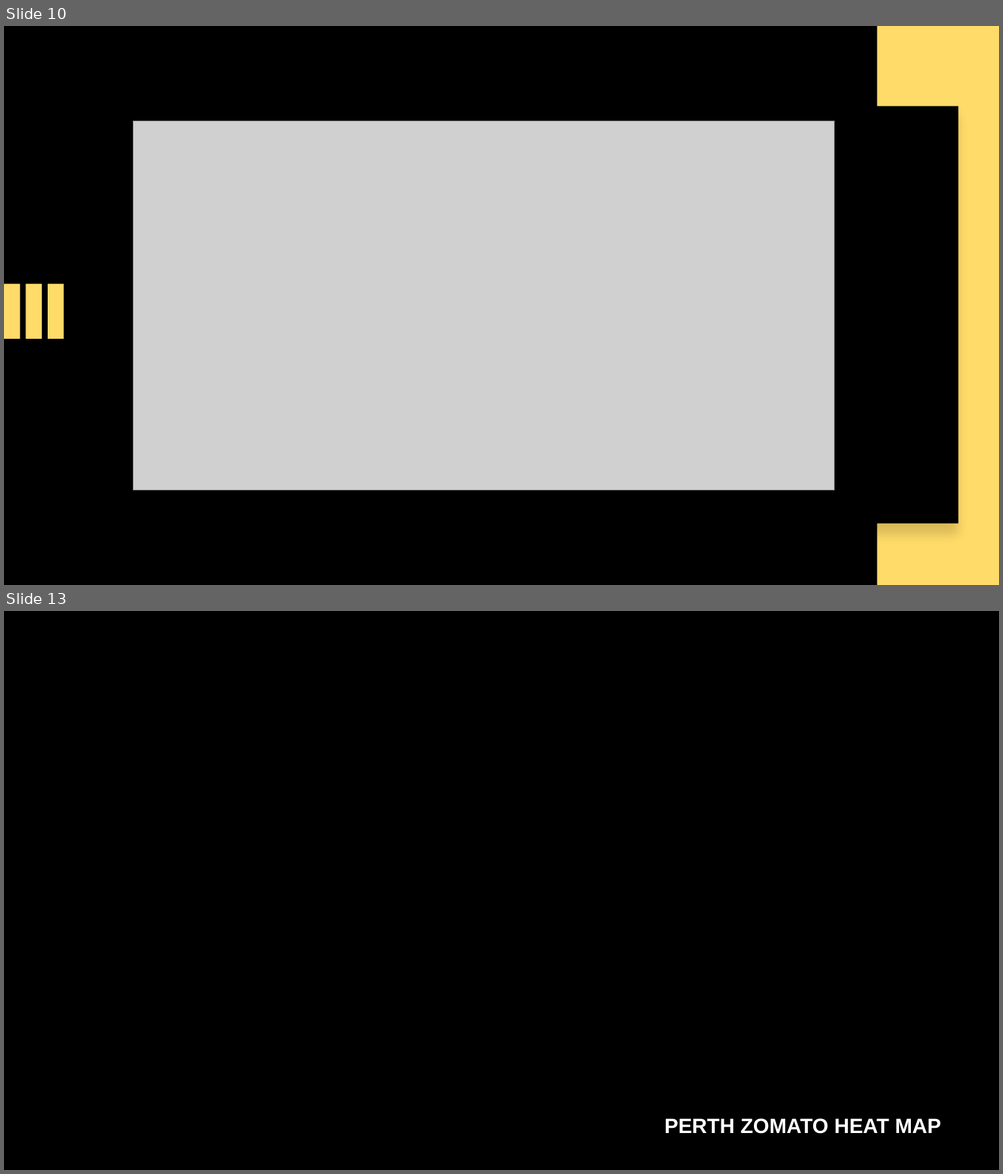
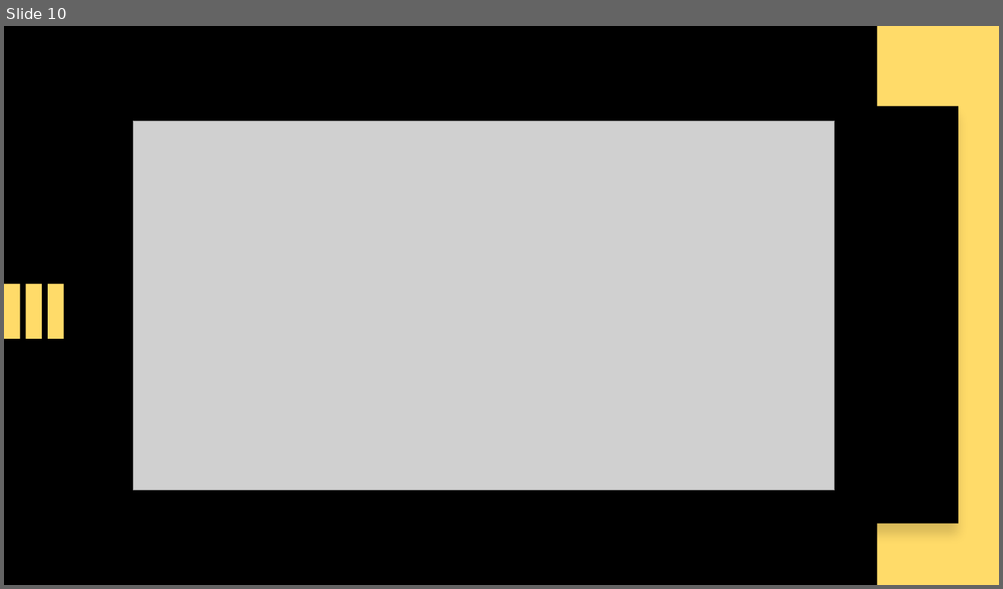
Before and after one commit to bradsmith87/group-project-1, a slide deck: GROUP PROJECT ONE.pptx. Shown one above the other, each under a label of ours: slides 10 and 13 before the commit, slide 10 after it; the slides between them are not shown. The pictures are 1003x1174 and 1003x589 pixels, drawn with LibreOffice and Linux fonts; fonts in the diff are those of the drawing; grey boxes stand for pictures; background and template pictures are left out. Boxes give left, top, right and bottom in pixels: in the first picture for what was removed or moved away, otherwise in the second. Text is boxed around its words. In the diff, an @@ line names an element or a change of style, - is before the commit and + after.

```diff
--- a/GROUP PROJECT ONE.pptx
+++ b/GROUP PROJECT ONE.pptx
@@ slide 13 removed at [4,611,999,1170], background picture (left out) @@
@@ text removed at [664,1119,941,1134] @@
-PERTH ZOMATO HEAT MAP
```
Also in this commit, not shown: 3 slides added, 2 other slides removed.
